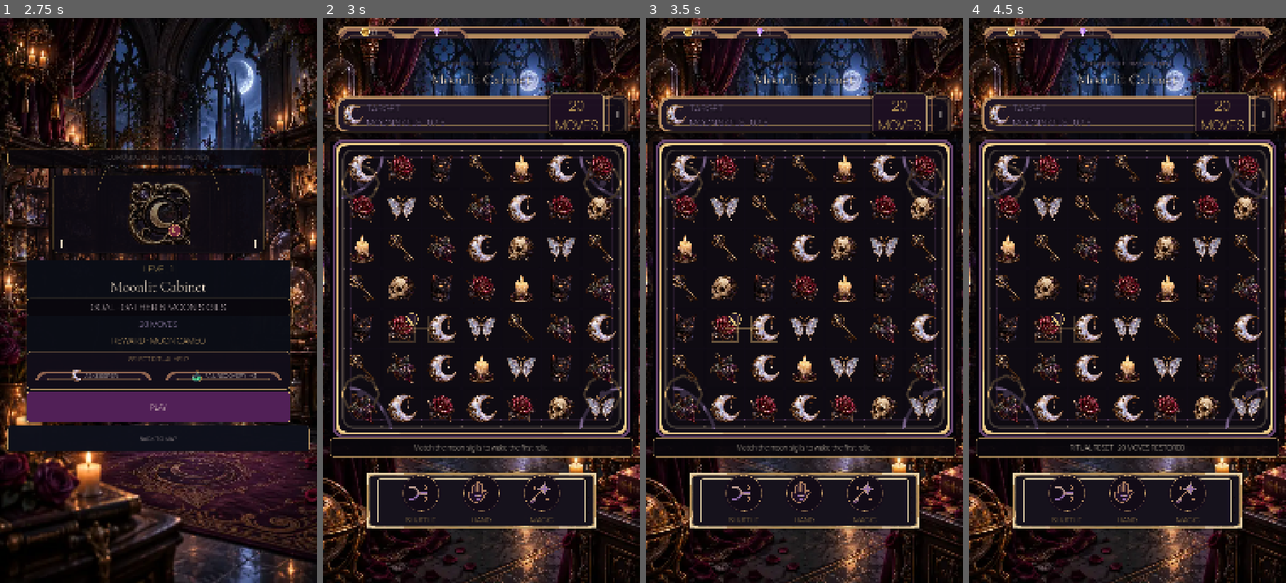
Above: before the commit, frames 1-4 (left to right).
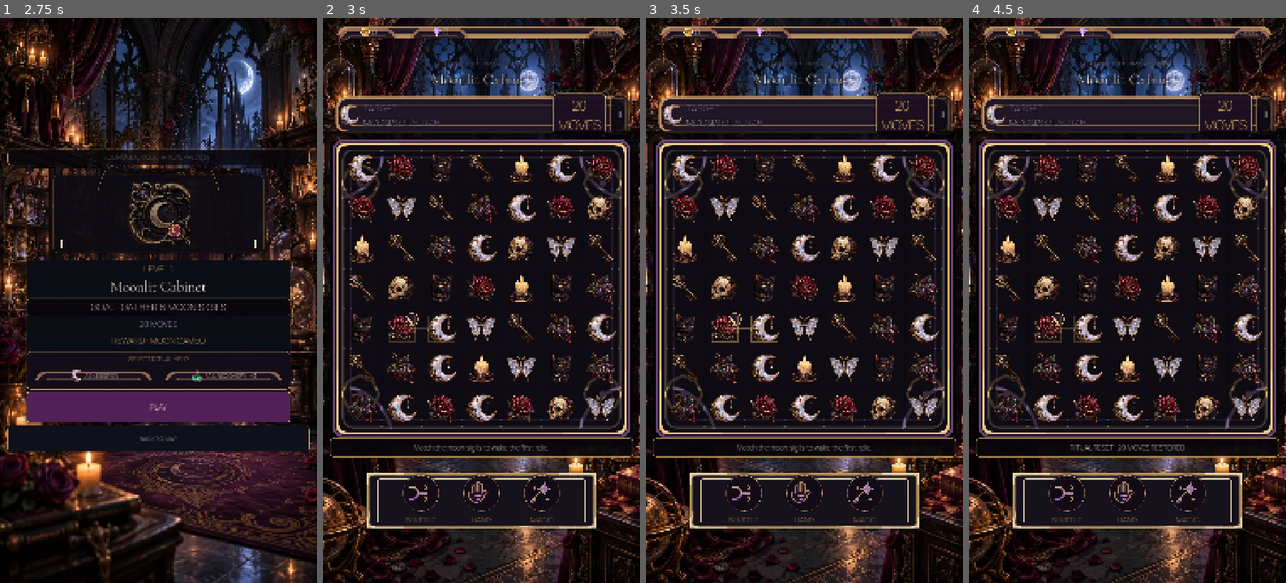
Above: after the commit, the same moments.

Repository: Jay-prodesign/akilta-match3
Game: Godot game, scene res://src/app/app_bootstrap.tscn
Two runs of this game, one before a commit and one after it. Both use one fixed random seed, a clock stepped at 60 frames per second and the inputs below.
Inputs:
- Up to frame 1 (2.75 s): click "ENTER THE HOUSE" at 0.5 s; click "PLAY LEVEL 1" at 1.25 s; click "1" at 2 s
- Up to frame 2 (3 s): click "PLAY" at 2.75 s
- Up to frame 3 (3.5 s): no input
- Up to frame 4 (4.5 s): click "Ⅱ" at 3.5 s; click "RESTART LEVEL" at 4.25 s

Frame 1 is identical in both runs. In frame 2, 0.8% of the frame differs, in the area x 4-95%, y 13-21%; in frame 3, 0.8%; in frame 4, 0.8%.

Commit message:
Give gameplay objective final HUD breathing room

Diff:
--- a/src/ui/gameplay/gameplay_screen.gd
+++ b/src/ui/gameplay/gameplay_screen.gd
@@ -615,13 +615,13 @@
 		]
 	if String(board_state.objective_type) == "collect_family":
 		var family_label: String = String(board_state.objective_family).capitalize()
-		objective_label.text = "TARGET\n%s SIGILS · %d / %d" % [
+		objective_label.text = "TARGET\n%s SIGILS  %d / %d" % [
 			family_label.to_upper(),
 			int(board_state.objective_progress),
 			int(board_state.objective_target)
 		]
 	elif String(board_state.objective_type) == "clear_blockers":
-		objective_label.text = "TARGET\nWAX SEAL LAYERS · %d / %d" % [_objective_progress_value(), _objective_target_value()]
+		objective_label.text = "TARGET\nWAX SEAL LAYERS  %d / %d" % [_objective_progress_value(), _objective_target_value()]
 	else:
 		objective_label.text = "TARGET\nAWAKEN THE COLLECTION"
 
@@ -664,10 +664,10 @@
 	var target := _objective_target_value()
 	var complete := progress >= target
 	if String(board_state.objective_type) == "clear_blockers":
-		objective_label.text = "TARGET\nWAX SEAL LAYERS · %d / %d\n%s" % [progress, target, "OBJECTIVE COMPLETE" if complete else "+%d THIS MOVE" % _last_objective_delta]
+		objective_label.text = "TARGET\nWAX SEAL LAYERS  %d / %d\n%s" % [progress, target, "OBJECTIVE COMPLETE" if complete else "+%d THIS MOVE" % _last_objective_delta]
 	else:
 		var family := String(board_state.objective_family).to_upper()
-		objective_label.text = "TARGET\n%s SIGILS · %d / %d\n%s" % [family, progress, target, "OBJECTIVE COMPLETE" if complete else "+%d THIS MOVE" % _last_objective_delta]
+		objective_label.text = "TARGET\n%s SIGILS  %d / %d\n%s" % [family, progress, target, "OBJECTIVE COMPLETE" if complete else "+%d THIS MOVE" % _last_objective_delta]
 	objective_label.set_meta("objective_feedback_state", "complete" if complete else "progress")
 	objective_label.add_theme_color_override("font_color", Color("#FFFFFF") if _high_contrast else (Color("#F0CE8A") if complete else Color("#E4CDEB")))
 	if _objective_pulse_tween != null and _objective_pulse_tween.is_valid():
@@ -1091,6 +1091,10 @@
 		and PieceAssetLoader.ornament(String(NORTH_STAR_BOOSTER_ART_PATHS["magic"])) != null
 	)
 	var gothic_board_material: bool = String(board_contract.get("frame_revision", "")) == "gothic_corner_v2"
+	var objective_spacing_locked: bool = (
+		objective_label.size.x >= get_viewport().get_visible_rect().size.x * 0.50
+		and objective_label.global_position.x >= objective_icon.global_position.x + objective_icon.size.x + 6.0
+	)
 	return {
 		"authored_hud_plate": get_node_or_null("Layout/HUDPlate/HUD") != null,
 		"authored_resource_bar": _level_badge_label != null and _resource_coin_label != null and _resource_gem_label != null,
@@ -1127,8 +1131,10 @@
 		"visual_parity_gate_v5": hierarchy_locked and integrated_hud_surface and hint_readable and booster_family_locked and composition_locked and board_locked and utilities_separated and objective_label.text.begins_with("TARGET\n"),
 		"canonical_booster_art": canonical_booster_art,
 		"gothic_board_material": gothic_board_material,
+		"objective_spacing_locked": objective_spacing_locked,
 		"visual_parity_gate_v10": hierarchy_locked and integrated_hud_surface and hint_readable and booster_family_locked and composition_locked and board_locked and utilities_separated and canonical_booster_art and gothic_board_material and objective_label.text.begins_with("TARGET\n"),
-		"visual_parity_version": 10,
+		"visual_parity_gate_v11": hierarchy_locked and integrated_hud_surface and hint_readable and booster_family_locked and composition_locked and board_locked and utilities_separated and canonical_booster_art and gothic_board_material and objective_spacing_locked and objective_label.text.begins_with("TARGET\n"),
+		"visual_parity_version": 11,
 		"resource_bar_height": ($ResourceBar as PanelContainer).offset_bottom - ($ResourceBar as PanelContainer).offset_top,
 		"hud_plate_height": ($Layout/HUDPlate as PanelContainer).custom_minimum_size.y,
 		"booster_tray_height": _booster_tray.offset_bottom - _booster_tray.offset_top,
--- a/src/ui/gameplay/gameplay_screen.tscn
+++ b/src/ui/gameplay/gameplay_screen.tscn
@@ -411,7 +411,7 @@
 
 
 [node name="LeftInset" type="Control" parent="Layout/HUDPlate/HUD"]
-custom_minimum_size = Vector2(18, 0)
+custom_minimum_size = Vector2(6, 0)
 layout_mode = 2
 
 [node name="ObjectiveIcon" type="TextureRect" parent="Layout/HUDPlate/HUD"]
@@ -429,12 +429,12 @@
 theme_override_colors/font_outline_color = Color(0.03, 0.02, 0.04, 0.92)
 theme_override_constants/outline_size = 5
 theme_override_font_sizes/font_size = 32
-text = "TARGET\nMOON SIGILS · 0 / 6"
+text = "TARGET\nMOON SIGILS  0 / 6"
 horizontal_alignment = 0
 vertical_alignment = 1
 
 [node name="Moves" type="Label" parent="Layout/HUDPlate/HUD"]
-custom_minimum_size = Vector2(188, 132)
+custom_minimum_size = Vector2(180, 132)
 layout_mode = 2
 theme_override_colors/font_color = Color(0.94, 0.80, 0.52, 1)
 theme_override_colors/font_outline_color = Color(0.03, 0.02, 0.04, 0.94)
@@ -446,7 +446,7 @@
 vertical_alignment = 1
 
 [node name="Pause" type="Button" parent="Layout/HUDPlate/HUD"]
-custom_minimum_size = Vector2(82, 82)
+custom_minimum_size = Vector2(76, 76)
 layout_mode = 2
 theme_override_colors/font_color = Color(0.945, 0.91, 0.866, 1)
 theme_override_font_sizes/font_size = 30
--- a/tests/unit/test_gameplay_authored_presentation_shell.gd
+++ b/tests/unit/test_gameplay_authored_presentation_shell.gd
@@ -21,8 +21,8 @@
 		"level_badge_separated", "hint_booster_clearance", "booster_label_readability",
 		"north_star_booster_family", "utility_separated_from_boosters", "north_star_board_object",
 		"north_star_header_hierarchy", "booster_frame_family", "quiet_gameplay_shell_family", "integrated_hud_surface",
-		"final_hint_readability", "final_booster_readability", "canonical_booster_art", "gothic_board_material",
-		"visual_parity_gate_v2", "visual_parity_gate_v3", "visual_parity_gate_v4", "visual_parity_gate_v5", "visual_parity_gate_v10",
+		"final_hint_readability", "final_booster_readability", "canonical_booster_art", "gothic_board_material", "objective_spacing_locked",
+		"visual_parity_gate_v2", "visual_parity_gate_v3", "visual_parity_gate_v4", "visual_parity_gate_v5", "visual_parity_gate_v10", "visual_parity_gate_v11",
 	]:
 		_expect(bool(contract.get(key, false)), "Gameplay North Star parity contract failed: %s" % key)
 	_expect(int(contract.get("visible_booster_count", 0)) == 3, "Exactly three gameplay boosters must be visible")
@@ -50,6 +50,8 @@
 	_expect(objective != null and objective.text.contains("SIGILS"), "Objective must remain explicit")
 	_expect(objective_icon != null and objective_icon.texture != null and objective_icon.custom_minimum_size.x >= 80.0, "Objective art must be visually dominant")
 	_expect(moves != null and moves.custom_minimum_size.x >= 180.0 and moves.get_theme_font_size("font_size") >= 44, "Moves must be a dominant counter")
+	_expect(objective != null and objective.size.x >= screen.get_viewport().get_visible_rect().size.x * 0.50, "Objective copy must own at least half the viewport width")
+	_expect(objective != null and objective_icon != null and objective.global_position.x >= objective_icon.global_position.x + objective_icon.size.x + 6.0, "Objective icon and copy must retain readable clearance")
 	_expect(board != null and board.custom_minimum_size.y >= 980.0, "Board must remain the dominant gameplay object")
 	_expect(hint_band != null and tray != null and tray.global_position.y >= hint_band.global_position.y + hint_band.size.y + 20.0, "Hint and booster tray collide")
 	_expect(tray != null and is_equal_approx(tray.anchor_left, 0.12) and is_equal_approx(tray.anchor_right, 0.88), "Booster tray became navigation-width chrome")
--- a/tests/visual/capture_level1_journey.gd
+++ b/tests/visual/capture_level1_journey.gd
@@ -68,7 +68,8 @@
 	var gameplay = app.current_screen()
 	var gameplay_contract: Dictionary = gameplay.gameplay_presentation_contract() if gameplay != null and gameplay.has_method("gameplay_presentation_contract") else {}
 	for parity_key in [
-		"visual_parity_gate_v10",
+		"visual_parity_gate_v11",
+		"objective_spacing_locked",
 		"canonical_booster_art",
 		"gothic_board_material",
 		"quiet_gameplay_shell_family",
@@ -122,6 +123,11 @@
 		return _fail(app, "S05 hint readability regressed")
 	if not hud_rect.grow(-4.0).encloses(objective_icon_rect):
 		return _fail(app, "S05 objective icon escapes the authored HUD frame")
+	var objective_rect: Rect2 = gameplay_objective.get_global_rect()
+	if objective_rect.size.x < gameplay_viewport.x * 0.50:
+		return _fail(app, "S05 objective copy width collapsed: %.3f" % (objective_rect.size.x / gameplay_viewport.x))
+	if objective_rect.position.x < objective_icon_rect.end.x + 6.0:
+		return _fail(app, "S05 objective icon-to-copy clearance collapsed")
 	if hud_rect.end.y > board_rect.position.y + 2.0:
 		return _fail(app, "S05 objective HUD collides with board")
 	if board_rect.end.y > hint_rect.position.y + 2.0:
